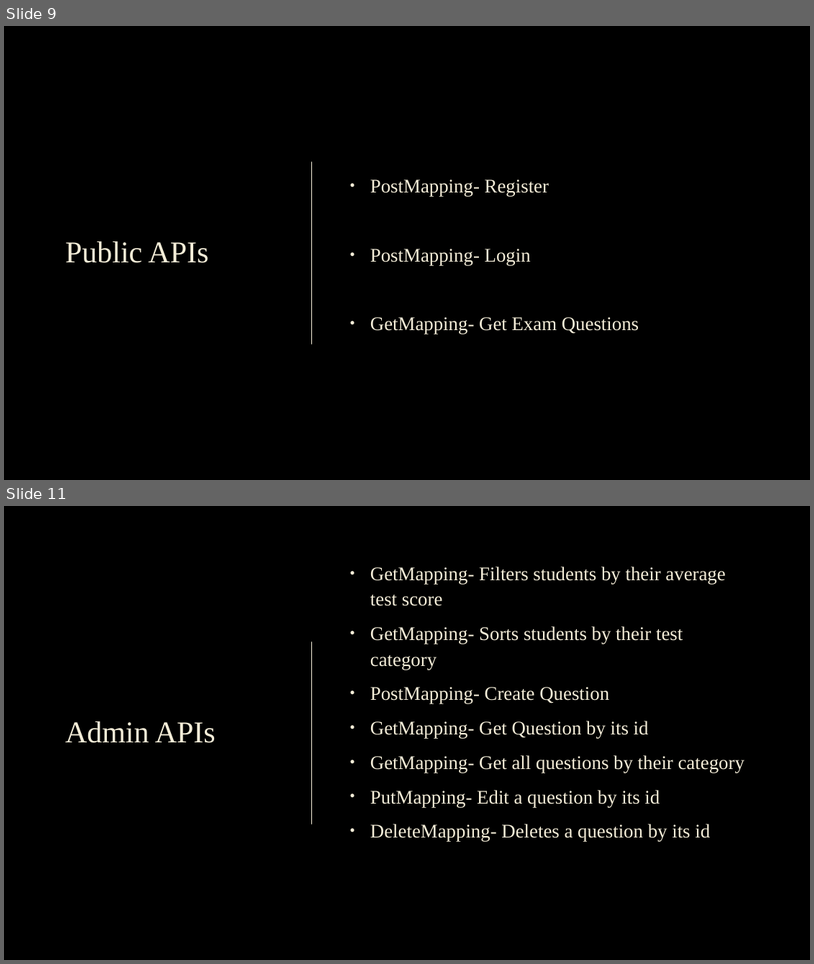
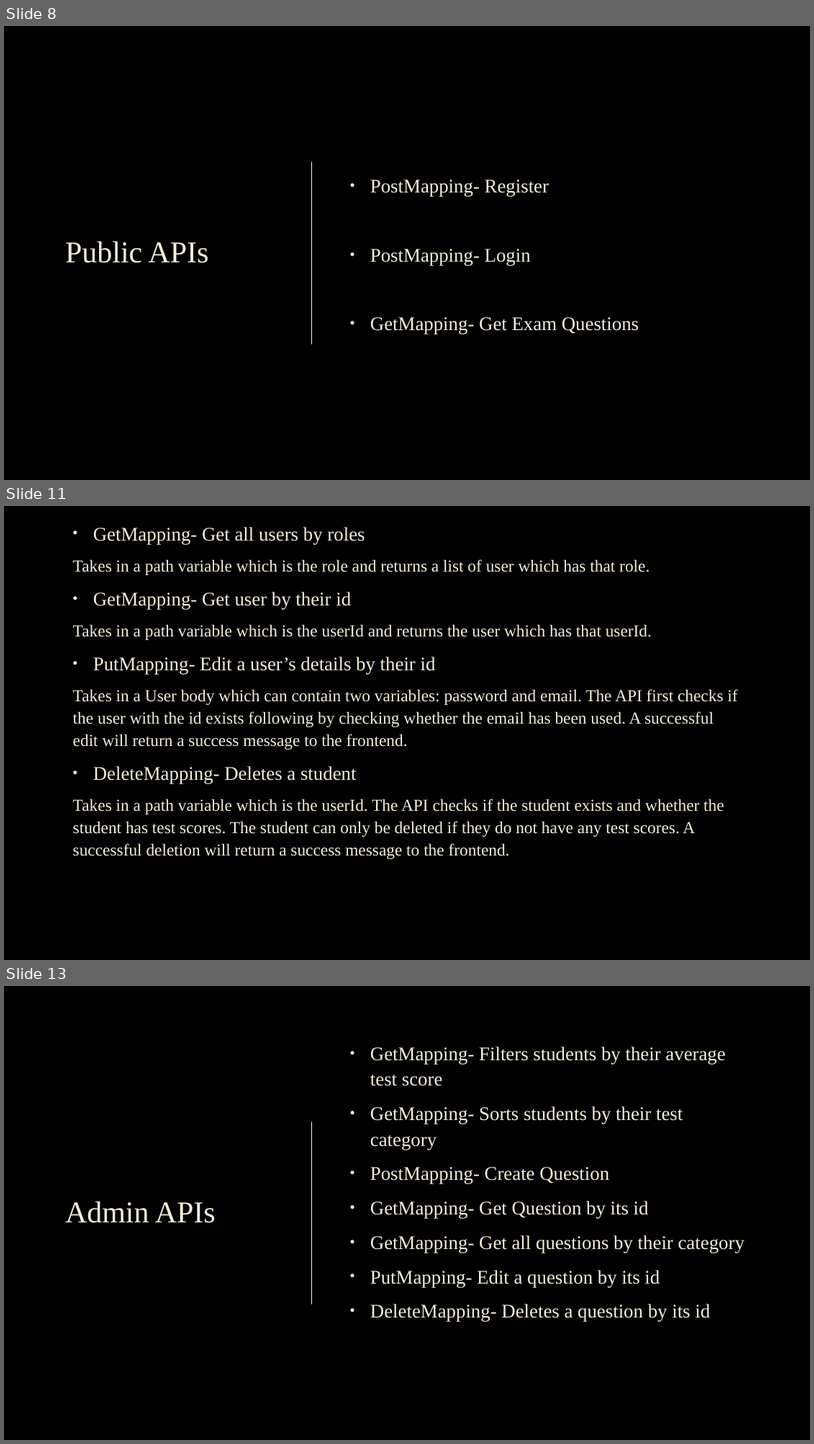
Before and after one commit to yongdingtan/ncs_final_final_project, a slide deck: NCS_Project_Presentation_TanYongDing.pptx. Shown one above the other, each under a label of ours: slides 9 and 11 before the commit, slides 8, 11 and 13 after it; the slides between them are not shown. The pictures are 814x964 and 814x1444 pixels, drawn with LibreOffice and Linux fonts; fonts in the diff are those of the drawing; background and template pictures are left out. Boxes give left, top, right and bottom in pixels: in the first picture for what was removed or moved away, otherwise in the second. Text is boxed around its words. In the diff, an @@ line names an element or a change of style, - is before the commit and + after.

```diff
--- a/NCS_Project_Presentation_TanYongDing.pptx
+++ b/NCS_Project_Presentation_TanYongDing.pptx
@@ slide 11 added at (4, 506, 810, 960), background picture (left out) @@
@@ text added at (73, 527, 738, 859), 20 pt, text #F4EDD8 @@
+• GetMapping- Get all users by roles
+Takes in a path variable which is the role and returns a list of user which has that role.
+• GetMapping- Get user by their id
+Takes in a path variable which is the userId and returns the user which has that userId.
+• PutMapping- Edit a user’s details by their id
+Takes in a User body which can contain two variables: password and email. The API first checks if the user with the id exists following by checking whether the email has been used. A successful edit will return a success message to the frontend.
+• DeleteMapping- Deletes a student
+Takes in a path variable which is the userId. The API checks if the student exists and whether the student has test scores. The student can only be deleted if they do not have any test scores. A successful deletion will return a success message to the frontend.
@@ what was slide 9 is now slide 8 @@
@@ what was slide 11 is now slide 13 @@
```
Also in this commit, not shown: 2 slides changed, 7 other slides added, 1 slide removed, 8 other files.
